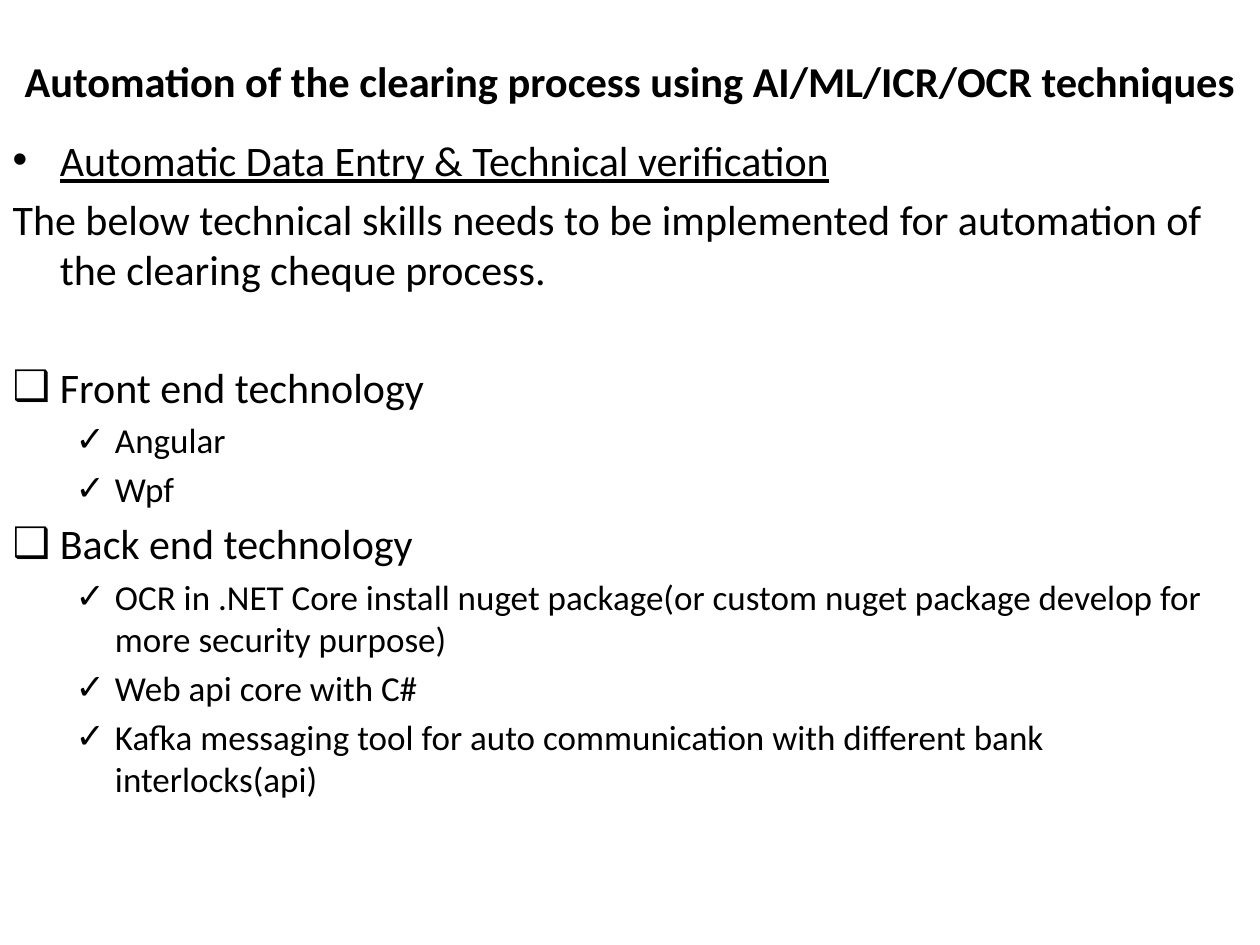
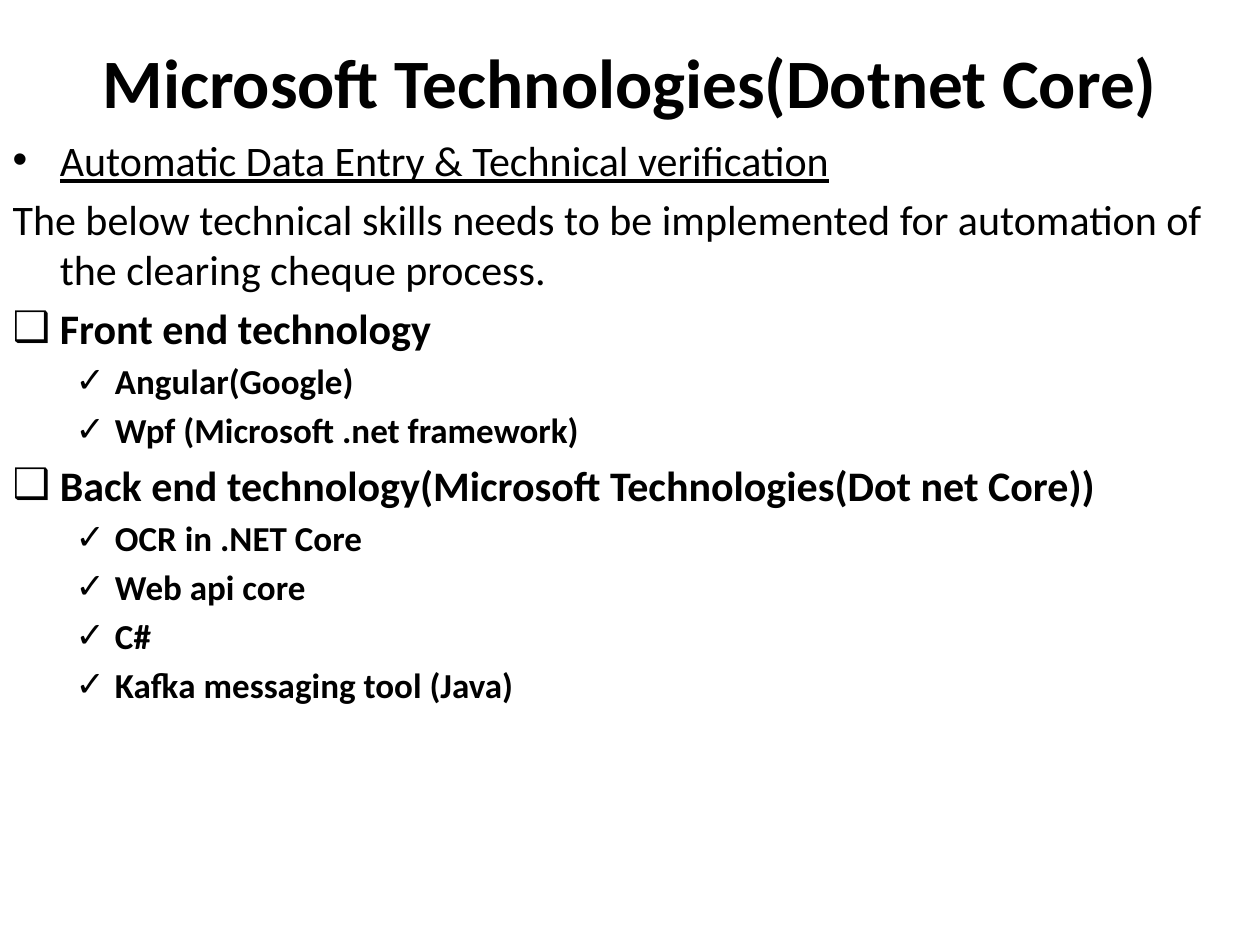
Before and after one commit to Dasharath009/Automated-Cheque-Processing, a slide deck: slide 3 of Automated Cheque Processing.pptx. Drawn at 1260x945 pixels with LibreOffice and Linux fonts; fonts in the diff are those of the drawing. Boxes give left, top, right and bottom in pixels: in the first picture for what was removed or moved away, otherwise in the second. Text is boxed around its words. In the diff, an @@ line names an element or a change of style, - is before the commit and + after.

Commit message:
Add files via upload
Updated with Microsoft tools.

```diff
--- a/Automated Cheque Processing.pptx
+++ b/Automated Cheque Processing.pptx
@@ title at [103,56,1156,120]: text changed; size 24.3 to 39.6 pt @@
-Automation of the clearing process using AI/ML/ICR/OCR techniques
+Microsoft Technologies(Dotnet Core)
@@ text at [60,314,431,351]: bold on in "Front end technology" @@
@@ text at [60,368,1095,704]: text changed; bold on @@
-  ✓ Angular
-  ✓ Wpf
-❑ Back end technology
-  ✓ OCR in .NET Core install nuget package(or custom nuget package develop for more security purpose)
-  ✓ Web api core with C#
-  ✓ Kafka messaging tool for auto communication with different bank interlocks(api)
+  ✓ Angular(Google)
+  ✓ Wpf (Microsoft .net framework)
+❑ Back end technology(Microsoft Technologies(Dot net Core))
+  ✓ OCR in .NET Core
+  ✓ Web api core
+  ✓ C#
+  ✓ Kafka messaging tool (Java)
```
Also in this commit, not shown: 1 other slide changed.
